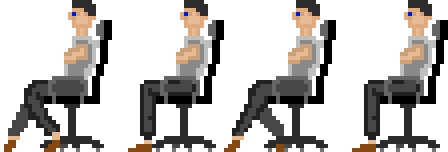
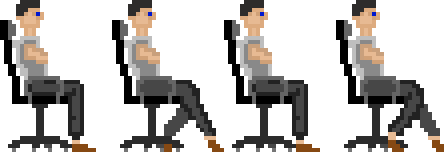
Layers edited between the first and the second 448 x 152 image:
renamed "Sprite 4" to "Sprite 1", moved it above "Sprite 2", painted on it over [0, 0, 448, 152]
renamed "Sprite 3" to "Sprite 2", moved it above "Sprite 3", painted on it over [112, 0, 336, 152]
renamed "Sprite 2" to "Sprite 3", moved it above "Sprite 4", painted on it over [128, 0, 320, 152]
renamed "Sprite 1" to "Sprite 4", painted on it over [4, 0, 444, 152]
